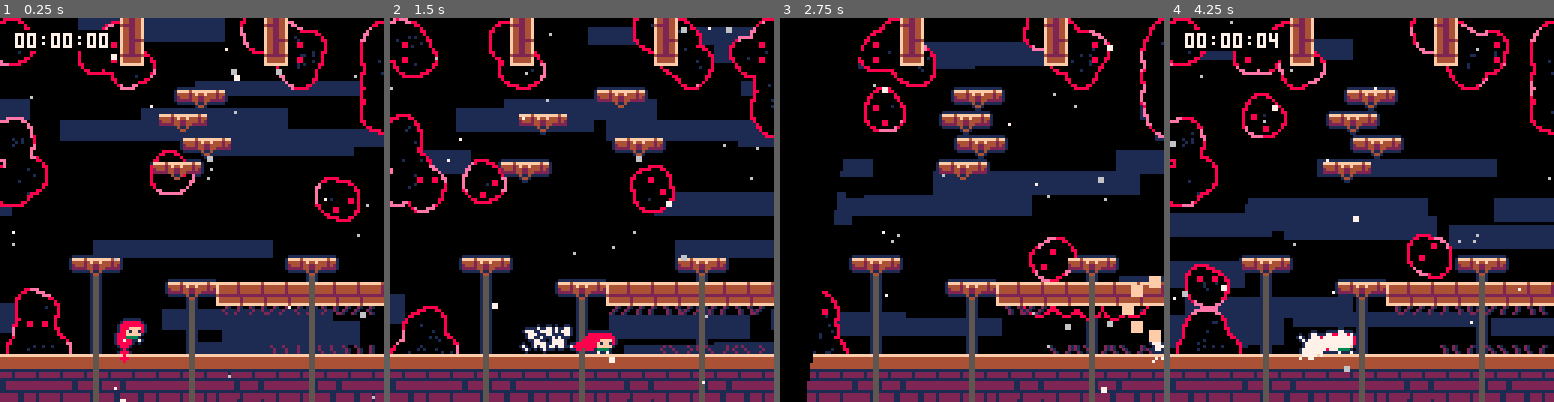
Above: before the commit, frames 1-4 (left to right).
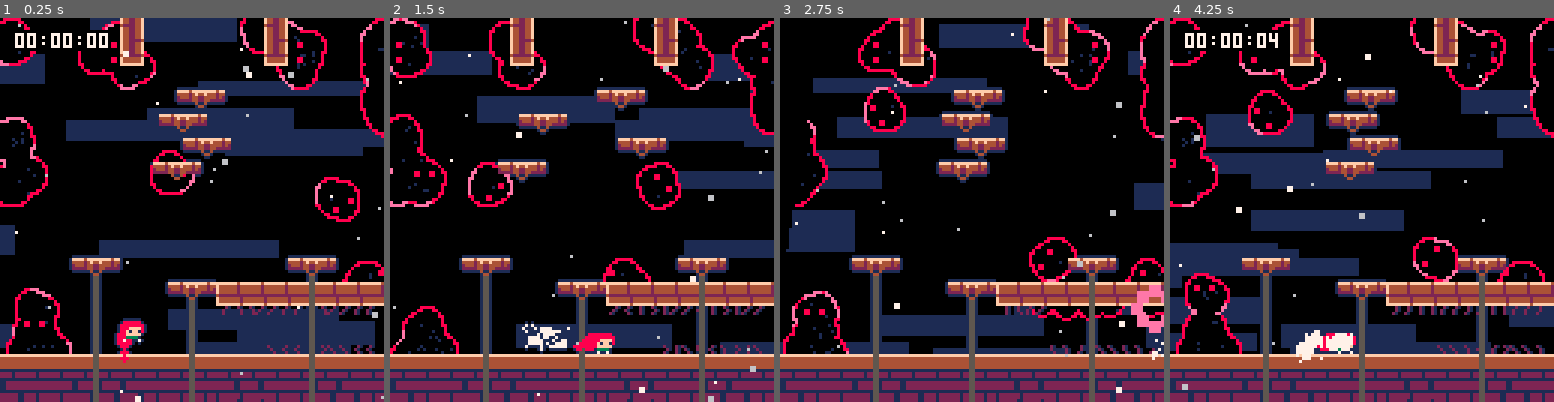
Above: after the commit, the same moments.

Repository: CelesteClassic/newleste.p8
Game: PICO-8 cartridge resort.p8
Two runs of this game, one before a commit and one after it. Both use one fixed random seed, a clock stepped at 60 frames per second and the inputs below.
Inputs:
- Up to frame 1 (0.25 s): no input
- Up to frame 2 (1.5 s): tap X (X key) at 0.33, 1.07 s; tap O (Z key) at 0.7 s
- Up to frame 3 (2.75 s): hold Right 1.6-2.1 s; tap O (Z key) at 1.7, 2.1, 2.5 s; tap X (X key) at 1.85 s; hold Up 2.15-2.42 s; hold Right from 2.47 s (still down)
- Up to frame 4 (4.25 s): tap O (Z key) every 0.4 s from 2.9 to 4.1 s; tap X (X key) at 2.97, 4.08 s; release Right at 3.03 s; hold Left 3.08-3.58 s; hold Down 3.63-3.97 s; hold Right from 4.02 s (still down)

The runs differ from the first frame. In frame 1, 4.5% of the frame differs, in the area x 0-100%, y 0-100%; in frame 2, 16%; in frame 3, 23%; in frame 4, 28%, in the area x 0-100%, y 0-97%.

Commit message:
Sliding fuzzies
Should probably adjust the way they cling visually, using dir can cause problems in specific level designs

Diff:
--- a/resort.p8
+++ b/resort.p8
@@ -98,9 +98,9 @@
     -- horizontal input
     local h_input=btn(➡️) and 1 or btn(⬅️) and -1 or 0
 
-    -- spike collision / bottom death / stationary fuzzy
+    -- spike collision / bottom death
     if is_flag(0,0,-1) or
-	    y>lvl_ph and not exit_bottom or is_flag(0,0,6) then
+	    y>lvl_ph and not exit_bottom then
 	    kill_player(_ENV)
     end
 
@@ -690,13 +690,20 @@
             axis=="y" and r<lvl_ph and not fget(tile_at(b,r\8),6) do
           r+=8
       end
-      r-=2 -- keep halfway in wall
       while axis=="x" and l>=0 and not fget(tile_at(l\8,c),6) or
             axis=="y" and l>=0 and not fget(tile_at(b,l\8),6) do
           l-=8
       end
+
+      if (axis=="x" and (mget(r\8,c) == 70 or mget(l\8,c) == 70)) then
+        y+=dir*4
+      end
+      if (axis=="y" and (mget(b,r\8) == 70 or mget(b,l\8) == 70)) then
+        x-=dir*4
+      end
+
+      r-=2 -- keep halfway in wall
       l+=2 -- keep halfway in wall
-
       scale=(r-l)/32 --scale speed by distance
     end
 
@@ -816,10 +823,10 @@
           f.move(f.spd.x,f.spd.y,1);
 
           -- eyes
-          if (f.axis=="x" or f.axis == "y") f.eye_offset = appr(f.eye_offset,(f.t<20 and f.dir or -f.dir)*4*f.scale,1)
-
-          eyes[#eyes+1]={f.x + 4 + (f.axis=="x" and f.eye_offset or f.axis=="r+" and cos(-f.t-3.141592)*4 or f.axis=="r-" and cos(f.t-3.141592)*4 or -3), f.y + 4 + (f.axis=="y" and f.eye_offset*.7 or f.axis=="r+" and sin(-f.t-3.141592)*4 or f.axis=="r-" and sin(f.t-3.141592)*4 or -4)}
-          eyes[#eyes+1]={f.x + 4 + (f.axis=="x" and f.eye_offset or f.axis=="r+" and cos(-f.t+3.141592)*4 or f.axis=="r-" and cos(f.t+3.141592)*4 or 2), f.y + 4 + (f.axis=="y" and f.eye_offset*.7 or f.axis=="r+" and sin(-f.t+3.141592)*4 or f.axis=="r-" and sin(f.t+3.141592)*4 or 1)}
+          if (f.axis=="x" or f.axis == "y") f.eye_offset = mid(-5,appr(f.eye_offset,(f.t<20 and f.dir or -f.dir)*4*f.scale,1),5)
+
+          eyes[#eyes+1]={f.x + 3.5 + (f.axis=="x" and f.eye_offset or f.axis=="r+" and cos(-f.t-3.141592)*4 or f.axis=="r-" and cos(f.t-3.141592)*4 or -3), f.y + 4 + (f.axis=="y" and f.eye_offset*.7 or f.axis=="r+" and sin(-f.t-3.141592)*4 or f.axis=="r-" and sin(f.t-3.141592)*4 or -4)}
+          eyes[#eyes+1]={f.x + 3.5 + (f.axis=="x" and f.eye_offset or f.axis=="r+" and cos(-f.t+3.141592)*4 or f.axis=="r-" and cos(f.t+3.141592)*4 or 2), f.y + 4 + (f.axis=="y" and f.eye_offset*.7 or f.axis=="r+" and sin(-f.t+3.141592)*4 or f.axis=="r-" and sin(f.t+3.141592)*4 or 1)}
         end
         --if (f.sprite==63 and rnd"10"<5) eyes[#eyes+1]={f.x+(f.eyes[1]+4),f.y+f.eyes[2]+4}
       end
@@ -1524,7 +1531,8 @@
   "0,0,1,1,0b0001",
   "1,0,1,1,0b0001",
   "2,0,1,1,0b0001",
-  "3,0,1,1,0b0001"
+  "3,0,1,1,0b0001",
+  "0,1,1,1,0b0001"
 }
 
 --<camtrigger>--
@@ -1534,6 +1542,7 @@
   {},
   {},
   {},
+  {},
   {}
 }
 --</camtrigger>--
@@ -1541,9 +1550,9 @@
 --mapdata string table
 --assigned levels will load from here instead of the map
 mapdata={
-  [3] = "26000000003f3132323232323232322526000000003f3f3f3f3 …(422 unchanged characters)… 609092425252222222525222225222222222225"
+  [3] = "26000000003f3132323232323232322526000000003f3f3f3f3 …(422 unchanged characters)… 609092425252222222525222225222222222225",
+  [5] = "2525323232323232323232322526000025263f3f3f3f3f3f3f3f003f2426000025263f3f3f3f3f3f3f003f3f3126000025263f3f3f000000000000003f30000025260000000000000000000000300000252600000000000000000000003014162526000000003f3f00002122222646002526000000003f3f000031323226000025263d0000003f3f0000463e0030000032334600004621234600000000303d0000000000003d2426000000000037460000000000000024263d00000000000000000000000046313346000000000000000001000000003f3f00000000000000002222222300003f3f3f0000171700000025252526003f3f3f0000000000000000"
 }
-local __init = _init function _init() __init() load_level(1) music(-1) end
 --@end
 
 
@@ -1761,8 +1770,96 @@
 
 
 
+…(88 lines of a section not shown)…
 __gff__
-0000000000000000000000000000000002020202080808000000000000000000464343434346434346040404040000004343434343434343460404040420206020200000000000000000000000000000000000000000000000000000000000000000000000000000000000000000000000000000000000000000000000000000
+0000000000000000000000000000000002020202080808000000000000000000464343434346434346040404040000004343434343434343460404040420206020200000000040000000000000000000000000000000000000000000000000000000000000000000000000000000000000000000000000000000000000000000
 0000000000000000000000000000000000000000000000000000000000000000000000000000000000000000000000000000000000000000000000000000000000000000000000000000000000000000000000000000000000000000000000000000000000000000000000000000000000000000000000000000000000000000
 __map__
 3f0000003f30000000003f303f00003f25202525282525252600000024253838000000000000000000000000000000003132323232323233000000000000000000000000000000000000000000000000000000000000000000000000000000000000000000000000000000000000000000000000000000000000000000000000
@@ -1775,138 +1872,154 @@
 3f0000000041000000000000004600002600000000000000003f313232323238000000000000000000000000000000002300000000000027000000001d00002400000000000000000000000000000000000000000000000000000000000000000000000000000000000000000000000000000000000000000000000000000000
 00000000000000000000000000000000263f000000004600003f3f3f3f3f3f24000000000000000000000000000000002600000000000030000000003f3f3f2400000000000000000000000000000000000000000000000000000000000000000000000000000000000000000000000000000000000000000000000000000000
 00000000000000000000000000000000263f3f00000000000000000000003f240000000000000000000000000000000026000000000100303f003e3f2122222000000000000000000000000000000000000000000000000000000000000000000000000000000000000000000000000000000000000000000000000000000000
-0000001d00000000000000001d000000263f000000000000000000001d003f240000000000000000000000000000000026000000343536373f3e003f3120202000000000000000000000000000000000000000000000000000000000000000000000000000000000000000000000000000000000000000000000000000000000
+0000001d00000000004600001d003e46263f000000000000000000001d003f240000000000000000000000000000000026000000343536373f3e003f3120202000000000000000000000000000000000000000000000000000000000000000000000000000000000000000000000000000000000000000000000000000000000
 003d00000000001d0034353535353535263f3f000000000000000000000c3f2400000000000000000000000000000000260000003f3f3f3f000000003f24202000000000000000000000000000000000000000000000000000000000000000000000000000000000000000000000000000000000000000000000000000000000
 003f0000000000000043000000000046263f3f3f010000000000003f3f3f3f24000000000000000000000000000000002600000000000000000000003f24202000000000000000000000000000000000000000000000000000000000000000000000000000000000000000000000000000000000000000000000000000000000
 3f3f3f00000100000000004200000046382223141516212300000021222222200000000000000000000000000000000026002d00000000000000002f3f24202000000000000000000000000000000000000000000000000000000000000000000000000000000000000000000000000000000000000000000000000000000000
 2222222222222222222222222222222225252600000024263f3f3f2425252525000000000000000000000000000000002600000000000000000000003f24202000000000000000000000000000000000000000000000000000000000000000000000000000000000000000000000000000000000000000000000000000000000
 2025252020202525253838252520202525252600000024382222222025252525000000000000000000000000000000002600000000000000000000003f24202000000000000000000000000000000000000000000000000000000000000000000000000000000000000000000000000000000000000000000000000000000000
-…(129 lines of a section not shown)…
+0000000000000000000000000000000000000000000000000000000000000000000000000000000000000000000000000000000000000000000000000000000000000000000000000000000000000000000000000000000000000000000000000000000000000000000000000000000000000000000000000000000000000000
+0000000000000000000000000000000000000000000000000000000000000000000000000000000000000000000000000000000000000000000000000000000000000000000000000000000000000000000000000000000000000000000000000000000000000000000000000000000000000000000000000000000000000000
+0000000000000000000000000000000000000000000000000000000000000000000000000000000000000000000000000000000000000000000000000000000000000000000000000000000000000000000000000000000000000000000000000000000000000000000000000000000000000000000000000000000000000000
+0000000000000000000000000000000000000000000000000000000000000000000000000000000000000000000000000000000000000000000000000000000000000000000000000000000000000000000000000000000000000000000000000000000000000000000000000000000000000000000000000000000000000000
+0000000000000000000000000000000000000000000000000000000000000000000000000000000000000000000000000000000000000000000000000000000000000000000000000000000000000000000000000000000000000000000000000000000000000000000000000000000000000000000000000000000000000000
+0000000000000000000000000000000000000000000000000000000000000000000000000000000000000000000000000000000000000000000000000000000000000000000000000000000000000000000000000000000000000000000000000000000000000000000000000000000000000000000000000000000000000000
+0000000000000000000000000000000000000000000000000000000000000000000000000000000000000000000000000000000000000000000000000000000000000000000000000000000000000000000000000000000000000000000000000000000000000000000000000000000000000000000000000000000000000000
+0000000000000000000000000000000000000000000000000000000000000000000000000000000000000000000000000000000000000000000000000000000000000000000000000000000000000000000000000000000000000000000000000000000000000000000000000000000000000000000000000000000000000000
+0000000000000000000000000000000000000000000000000000000000000000000000000000000000000000000000000000000000000000000000000000000000000000000000000000000000000000000000000000000000000000000000000000000000000000000000000000000000000000000000000000000000000000
+0000000000000000000000000000000000000000000000000000000000000000000000000000000000000000000000000000000000000000000000000000000000000000000000000000000000000000000000000000000000000000000000000000000000000000000000000000000000000000000000000000000000000000
+0000000000000000000000000000000000000000000000000000000000000000000000000000000000000000000000000000000000000000000000000000000000000000000000000000000000000000000000000000000000000000000000000000000000000000000000000000000000000000000000000000000000000000
+0000000000000000000000000000000000000000000000000000000000000000000000000000000000000000000000000000000000000000000000000000000000000000000000000000000000000000000000000000000000000000000000000000000000000000000000000000000000000000000000000000000000000000
+0000000000000000000000000000000000000000000000000000000000000000000000000000000000000000000000000000000000000000000000000000000000000000000000000000000000000000000000000000000000000000000000000000000000000000000000000000000000000000000000000000000000000000
+0000000000000000000000000000000000000000000000000000000000000000000000000000000000000000000000000000000000000000000000000000000000000000000000000000000000000000000000000000000000000000000000000000000000000000000000000000000000000000000000000000000000000000
+0000000000000000000000000000000000000000000000000000000000000000000000000000000000000000000000000000000000000000000000000000000000000000000000000000000000000000000000000000000000000000000000000000000000000000000000000000000000000000000000000000000000000000
+0000000000000000000000000000000000000000000000000000000000000000000000000000000000000000000000000000000000000000000000000000000000000000000000000000000000000000000000000000000000000000000000000000000000000000000000000000000000000000000000000000000000000000
+…(129 lines of a section not shown)…
Not shown, changed: 176 lines of the sprite sheet (__gfx__) section of resort.p8
